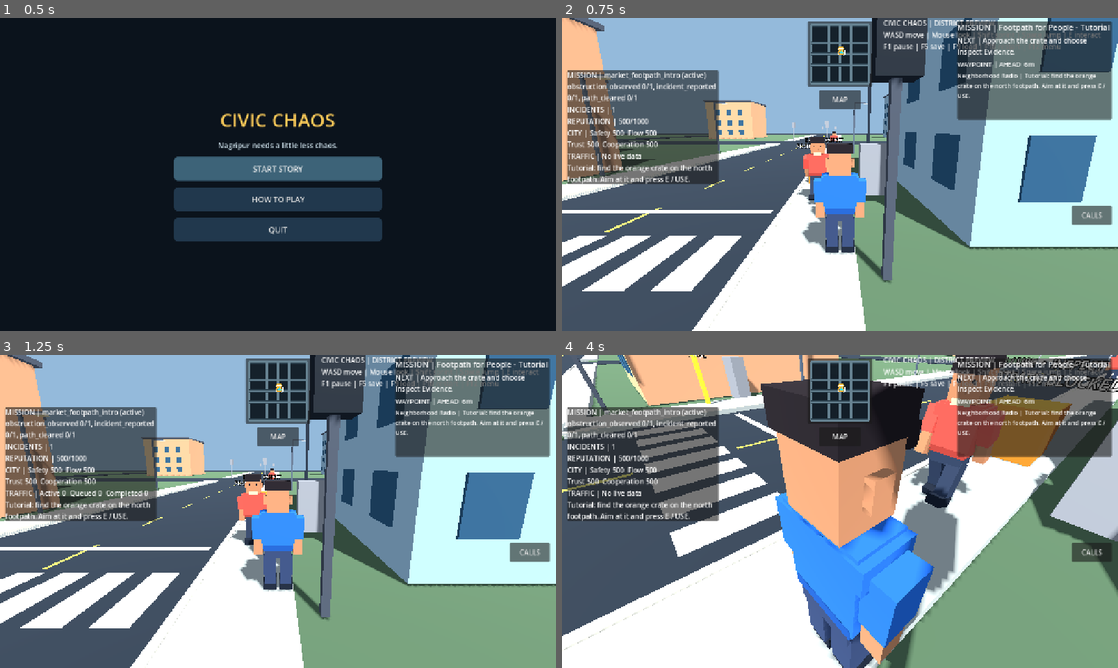
Above: before the commit, frames 1-4 (two rows, left to right).
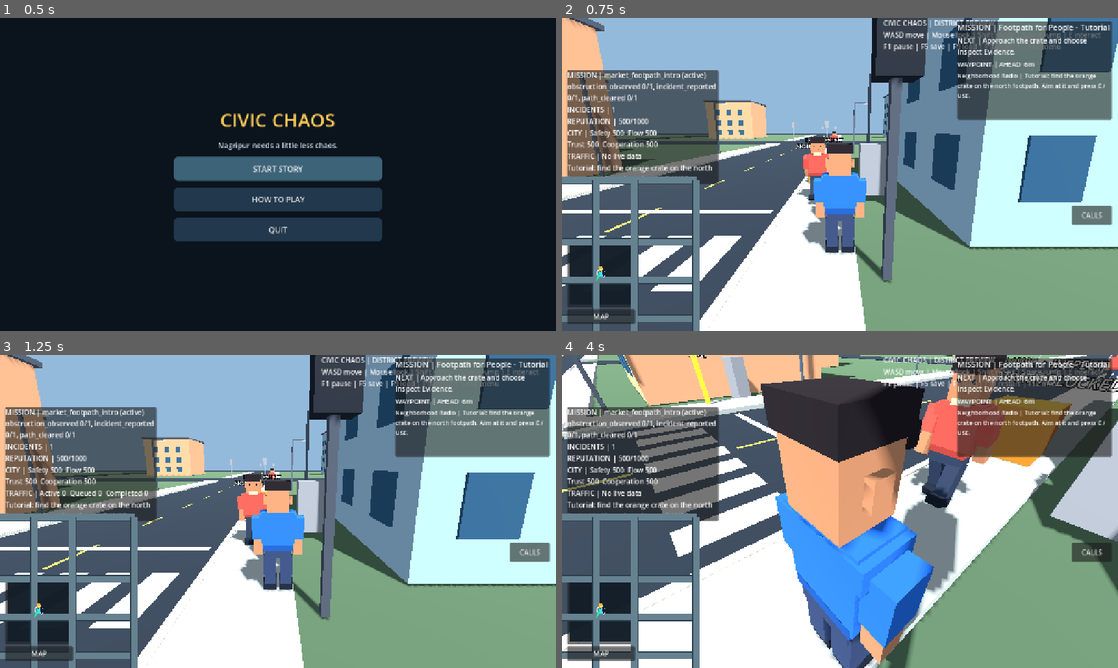
Above: after the commit, the same moments.

Repository: gauravprajapat-23/civic-chaos
Game: Godot game, scene res://scenes/core/menu.tscn
Two runs of this game, one before a commit and one after it. Both use one fixed random seed, a clock stepped at 60 frames per second and the inputs below.
Inputs (mouse positions are in pixels of both pictures, inside the frame that each line leads up to):
- Up to frame 1 (0.5 s): no input
- Up to frame 2 (0.75 s): click "START STORY" at 0.5 s
- Up to frame 3 (1.25 s): no input
- Up to frame 4 (4 s): click "MAP" at 1.25 s; click "CALLS" at 2 s; tap Enter at 2.75 s; move the mouse to (962, 495) at 2.77 s; hold D (move_right) 2.78-3.5 s; hold E (interact) 2.78-3.5 s; click (962, 495) at 2.92 s; tap Space (jump) at 3.02 s; tap F10 (restart_game) at 3.5 s; drag from (728, 527) to (812, 574) at 3.52 s

Frame 1 is identical in both runs. In frame 2, 8.6% of the frame differs, in the area x 0-56%, y 1-100%; in frame 3, 8.6%; in frame 4, 7.6%.

Commit message:
feat(ui-hud-01): move map bottom-left and render player-centred heading-aligned local streets [skip ci]

Diff:
--- a/scripts/ui/civic_city_map.gd
+++ b/scripts/ui/civic_city_map.gd
@@ -200,13 +200,15 @@
     if small_frame == null:
         return
     var size: Vector2 = get_viewport().get_visible_rect().size
-    var edge: float = minf(150.0, maxf(94.0, size.x * 0.14))
-    var center_x: float = size.x * 0.5
-    small_frame.position = Vector2(center_x - edge * 0.5, 8)
+    var edge: float = minf(156.0, maxf(100.0, minf(size.x * 0.22, size.y * 0.25)))
+    var margin: float = 12.0
+    var button_height: float = 34.0
+    var bottom_safe: float = 16.0 if size.x >= 700.0 else 74.0
+    small_frame.position = Vector2(margin, size.y - bottom_safe - edge - button_height - 4.0)
     small_frame.size = Vector2(edge, edge)
     map_surface.custom_minimum_size = Vector2(edge, edge)
-    map_button.position = Vector2(center_x - 48, edge + 16)
-    map_button.size = Vector2(96, 44)
+    map_button.position = Vector2(margin, size.y - bottom_safe - button_height)
+    map_button.size = Vector2(edge, button_height)
     large_frame.position = Vector2(maxf(8, size.x * 0.08), maxf(8, size.y * 0.06))
     large_frame.size = Vector2(maxf(250, size.x * 0.84), maxf(200, size.y * 0.88))
     _redraw()
@@ -220,8 +222,54 @@
         clampf((world.z + EXTENT) / (EXTENT * 2.0), 0.0, 1.0)
     ) * square
 
+## Player-centred square minimap, oriented with actual player heading.
+## Only the full map uses the global overview/world_to_map projection.
+const MINI_RADIUS_M: float = 37.0
+
+static func minimap_project(world: Vector3, player_at: Vector3,
+        player_facing: Vector3, area: Rect2) -> Vector2:
+    var forward := Vector2(player_facing.x, player_facing.z)
+    if forward.length_squared() < 0.0001:
+        forward = Vector2(0, -1)
+    forward = forward.normalized()
+    var right := Vector2(-forward.y, forward.x)
+    var delta := Vector2(world.x - player_at.x, world.z - player_at.z)
+    var local := Vector2(delta.dot(right), -delta.dot(forward))
+    return area.get_center() + local * minf(area.size.x, area.size.y) / (MINI_RADIUS_M * 2.0)
+
 func _draw_small() -> void:
-    _draw_map(map_surface, Rect2(Vector2(8, 8), map_surface.size - Vector2(16, 16)), false)
+    if map_surface == null:
+        return
+    var area := Rect2(Vector2(7, 7), map_surface.size - Vector2(14, 14))
+    if area.size.x <= 0.0 or area.size.y <= 0.0:
+        return
+    map_surface.draw_rect(area, MAP_BACKGROUND, true)
+    var world_edges: Array[float] = RoadLayout.coordinates()
+    var road_width: float = maxf(3.0, area.size.x * RoadLayout.ROAD_WIDTH_M / (MINI_RADIUS_M * 2.0))
+    for coordinate in world_edges:
+        var vertical_a: Vector2 = minimap_project(Vector3(coordinate, 0, -EXTENT), player_position, player_forward, area)
+        var vertical_b: Vector2 = minimap_project(Vector3(coordinate, 0, EXTENT), player_position, player_forward, area)
+        var horizontal_a: Vector2 = minimap_project(Vector3(-EXTENT, 0, coordinate), player_position, player_forward, area)
+        var horizontal_b: Vector2 = minimap_project(Vector3(EXTENT, 0, coordinate), player_position, player_forward, area)
+        map_surface.draw_line(vertical_a, vertical_b, ROAD_EDGE, road_width + 2.0)
+        map_surface.draw_line(horizontal_a, horizontal_b, ROAD_EDGE, road_width + 2.0)
+        map_surface.draw_line(vertical_a, vertical_b, ROAD, road_width)
+        map_surface.draw_line(horizontal_a, horizontal_b, ROAD, road_width)
+    if bool(route_state.get("ok", false)):
+        var path: PackedVector3Array = route_state["points"]
+        for i in range(1, path.size()):
+            map_surface.draw_line(minimap_project(path[i - 1], player_position, player_forward, area),
+                minimap_project(path[i], player_position, player_forward, area), ROUTE_COLOR, 2.5, true)
+    var destination: Dictionary = _navigation_goal()
+    if bool(destination.get("has_target", false)):
+        var target: Vector2 = minimap_project(destination["target"], player_position, player_forward, area)
+        target = Vector2(clampf(target.x, area.position.x + 5.0, area.end.x - 5.0),
+            clampf(target.y, area.position.y + 5.0, area.end.y - 5.0))
+        map_surface.draw_circle(target, 5.0, TARGET)
+    var center: Vector2 = area.get_center()
+    map_surface.draw_colored_polygon(PackedVector2Array([
+        center + Vector2(0, -8), center + Vector2(-5, 6), center + Vector2(5, 6)]), PLAYER)
+    map_surface.draw_arc(center, 10.0, 0, TAU, 24, Color.WHITE, 1.2)
 
 func _draw_large() -> void:
     _draw_map(_map_area, Rect2(Vector2(16, 10), _map_area.size - Vector2(32, 20)), true)
